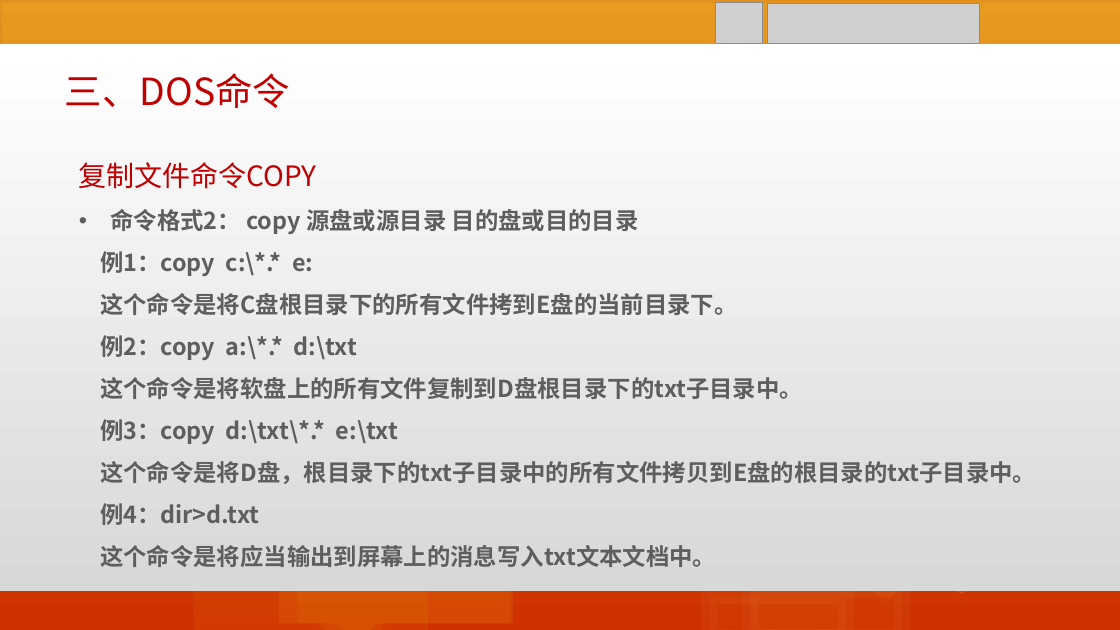
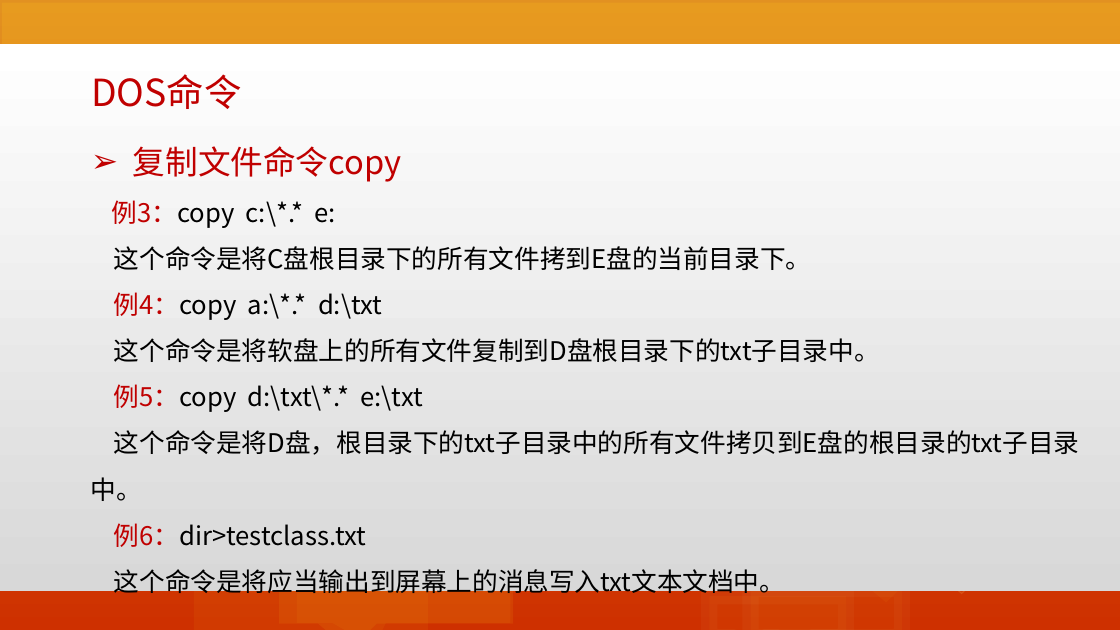
Before and after one commit to edu2act/course-informationliteracy, a slide deck: slide 27 of materials/slides/05-DOS.pptx (slide 36 before the commit). Drawn at 1120x630 pixels with LibreOffice and Linux fonts; fonts in the diff are those of the drawing; grey boxes stand for pictures. Boxes give left, top, right and bottom in pixels: in the first picture for what was removed or moved away, otherwise in the second. Text is boxed around its words. In the diff, an @@ line names an element or a change of style, - is before the commit and + after.

```diff
--- a/materials/slides/05-DOS.pptx
+++ b/materials/slides/05-DOS.pptx
@@ picture removed at <box>716,3,763,44</box> @@
@@ picture removed at <box>767,3,980,44</box> @@
@@ text at <box>91,74,241,109</box>: text changed @@
-三、DOS命令
+DOS命令
@@ text "复制文件命令copy": place and size @@
-text "复制文件命令copy" at <box>79,162,1036,567</box>
+text "复制文件命令copy" at <box>91,146,1080,598</box>
@@ text at <box>112,146,401,228</box>: text changed; size 20 to 22 pt; text colour #5E5E5E to #C00000; bold off @@
-复制文件命令COPY
-• 命令格式2： copy 源盘或源目录 目的盘或目的目录
-例1：copy c:\*.* e:
+➢ 复制文件命令copy
+例3：copy c:\*.* e:
@@ text at <box>91,246,1080,598</box>: size 20 to 22 pt, text colour #5E5E5E to #000000, bold off in "这个命令是将C盘根目录下的所有文件拷到E盘的当前目录下。", "这个命令是将软盘上的所有文件复制到D盘根目录下的txt子目录中。", "这个命令是将D盘，根目录下的txt子目录中的所有文件拷贝到E盘的根目录的txt子目录中。", "这个命令是将应当输出到屏幕上的消息写入txt文本文档中。" @@
@@ text at <box>114,292,382,320</box>: text changed; size 20 to 22 pt; text colour #5E5E5E to #000000; bold off @@
-例2：copy a:\*.* d:\txt
+例4：copy a:\*.* d:\txt
@@ text at <box>114,384,422,412</box>: text changed; size 20 to 22 pt; text colour #5E5E5E to #000000; bold off @@
-例3：copy d:\txt\*.* e:\txt
+例5：copy d:\txt\*.* e:\txt
@@ text at <box>114,523,366,547</box>: text changed; size 20 to 22 pt; text colour #5E5E5E to #000000; bold off @@
-例4：dir>d.txt
+例6：dir>testclass.txt
```
Also in this commit, not shown: 35 other slides changed, 12 slides removed, 40 other files.
